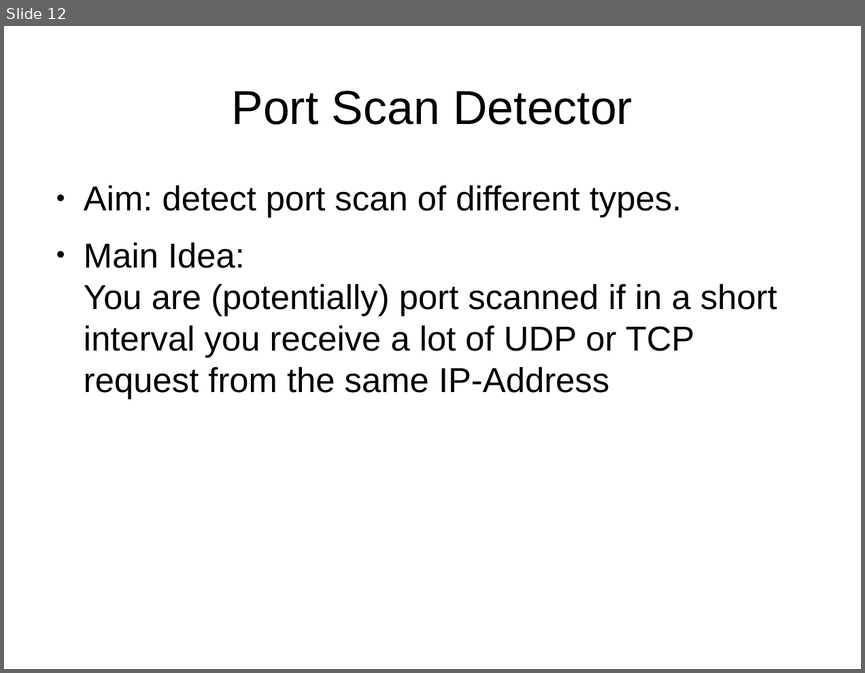
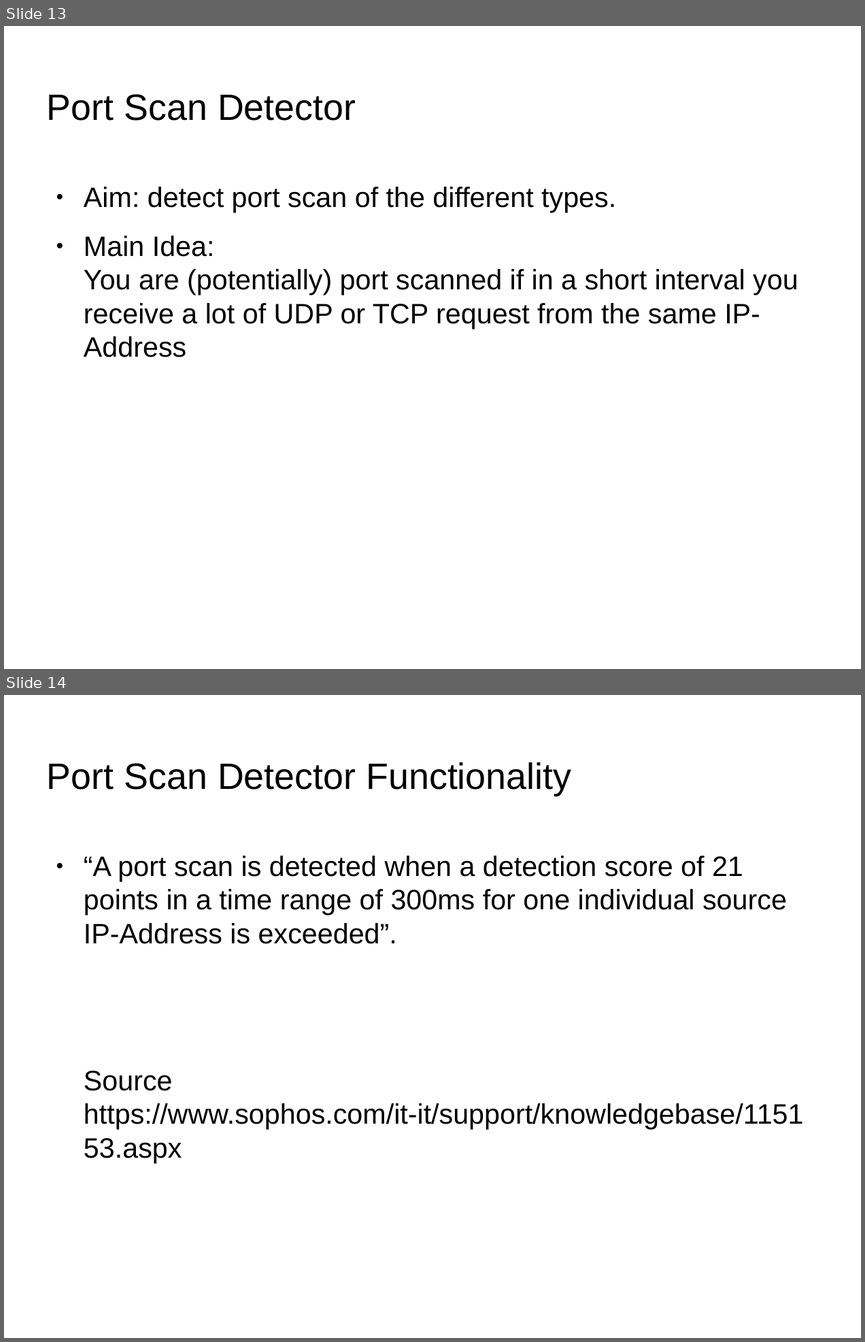
Before and after one commit to herrBez/PortScanner, a slide deck: slides/Untitled 1.odp. Shown one above the other, each under a label of ours: slide 12 before the commit, slides 13 and 14 after it. The pictures are 865x673 and 865x1342 pixels, drawn with LibreOffice and Linux fonts; fonts in the diff are those of the drawing; background and template pictures are left out. Boxes give left, top, right and bottom in pixels: in the first picture for what was removed or moved away, otherwise in the second. Text is boxed around its words. In the diff, an @@ line names an element or a change of style, - is before the commit and + after.

```diff
--- a/slides/Untitled 1.odp
+++ b/slides/Untitled 1.odp
@@ slide 14 added at [4, 695, 861, 1338], background picture (left out) @@
@@ title added at [47, 762, 571, 796], 33.9 pt, text #000000 @@
+Port Scan Detector Functionality
@@ text added at [84, 855, 804, 1163], 26 pt, text #000000 @@
+● “A port scan is detected when a detection score of 21 points in a time range of 300ms for one individual source IP-Address is exceeded”.
+Source https://www.sophos.com/it-it/support/knowledgebase/115153.aspx
@@ what was slide 12 is now slide 13 @@
@@ slide 13 changed as well @@
@@ title "Port Scan Detector": place and size @@
-title "Port Scan Detector" at [232, 91, 632, 125]
+title "Port Scan Detector" at [47, 94, 356, 121]
@@ title "Port Scan Detector" at [47, 94, 356, 121]: size 44 to 33.9 pt; alignment centre to left @@
@@ text at [84, 186, 616, 212]: text changed; size 32 to 26 pt @@
-● Aim: detect port scan of different types.
+● Aim: detect port scan of the different types.
@@ text at [84, 235, 798, 357]: size 32 to 26 pt in "Main Idea: You are (potentially) port scanned ..." @@
```
Also in this commit, not shown: 12 other slides changed, 2 other slides added, 4 other files.
